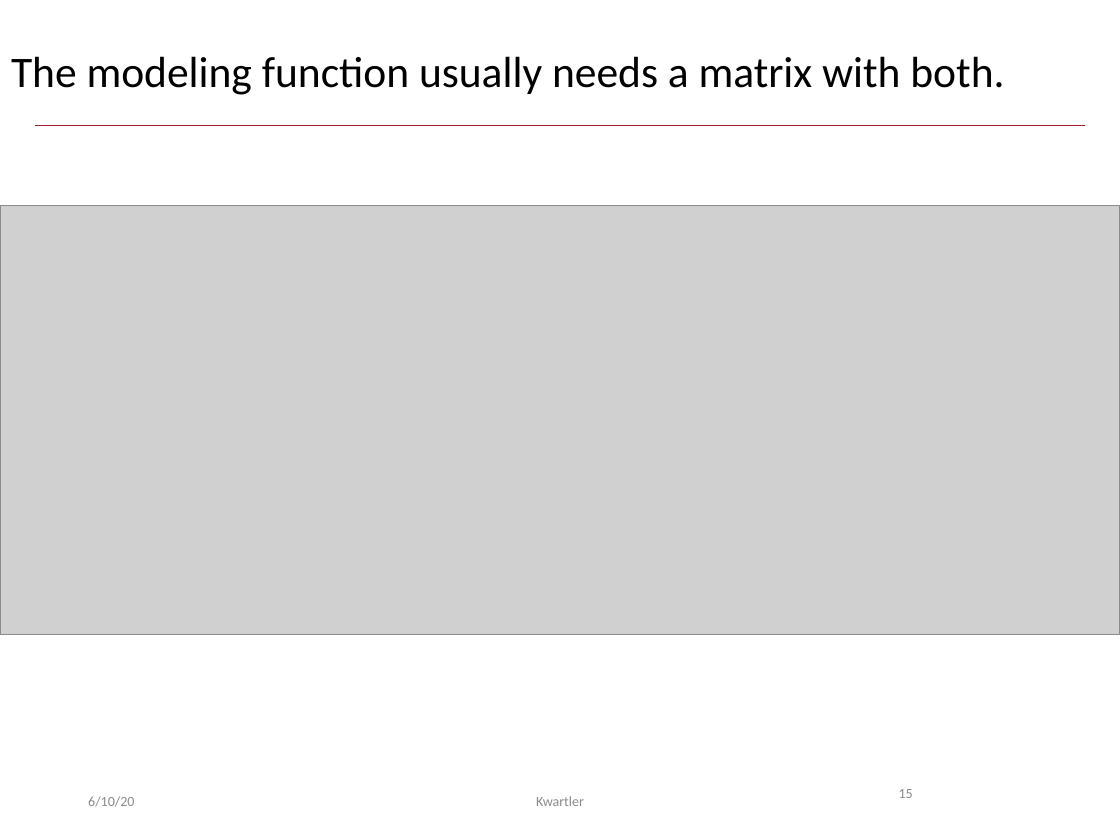
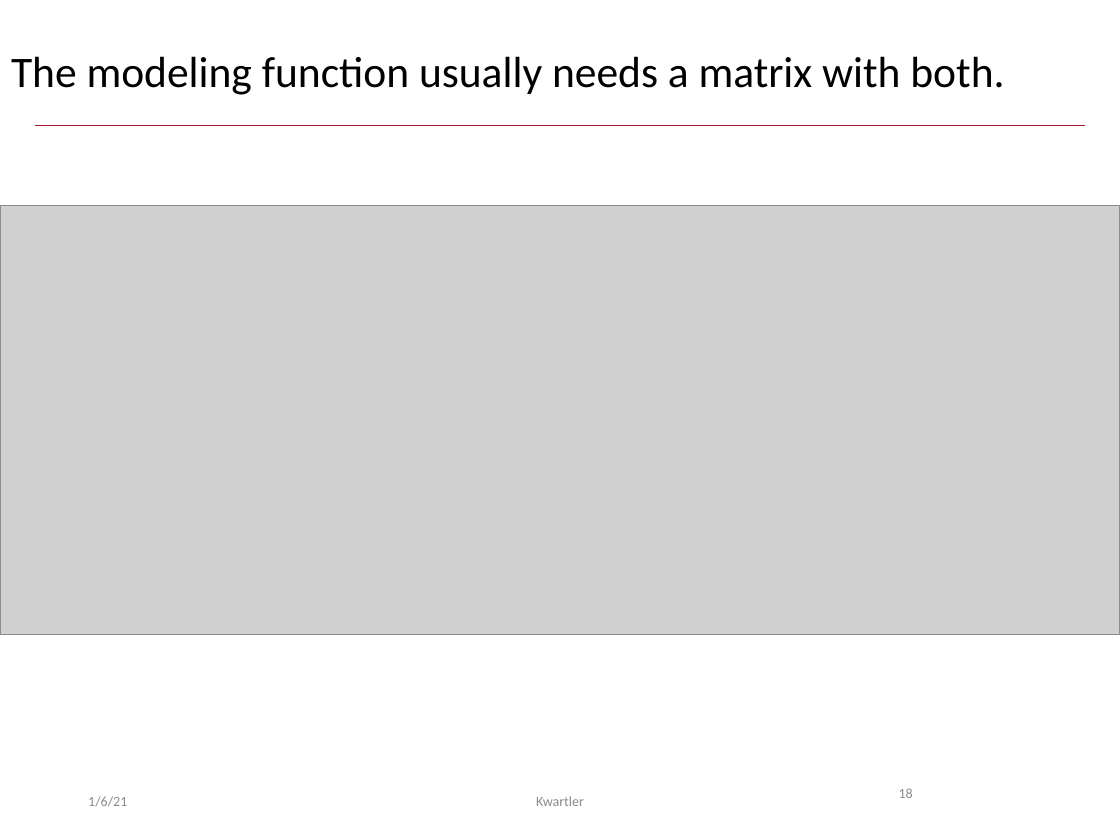
Before and after one commit to kwartler/GSERM_Text_Remote_student, a slide deck: slide 18 of lessons/D_Supervised/Day4_live_A_LSA_modeling.pptx (slide 15 before the commit). Drawn at 1120x840 pixels with LibreOffice and Linux fonts; fonts in the diff are those of the drawing; grey boxes stand for pictures; background and template pictures are left out. Boxes give left, top, right and bottom in pixels: in the first picture for what was removed or moved away, otherwise in the second. Text is boxed around its words. In the diff, an @@ line names an element or a change of style, - is before the commit and + after.

```diff
--- a/lessons/D_Supervised/Day4_live_A_LSA_modeling.pptx
+++ b/lessons/D_Supervised/Day4_live_A_LSA_modeling.pptx
@@ text at <box>88,796,127,807</box>: text changed @@
-6/10/20
+1/6/21
@@ page number at <box>899,788,913,798</box>: text changed @@
-15
+18
```
Also in this commit, not shown: 15 other slides changed, 3 slides added, 1 other file.
